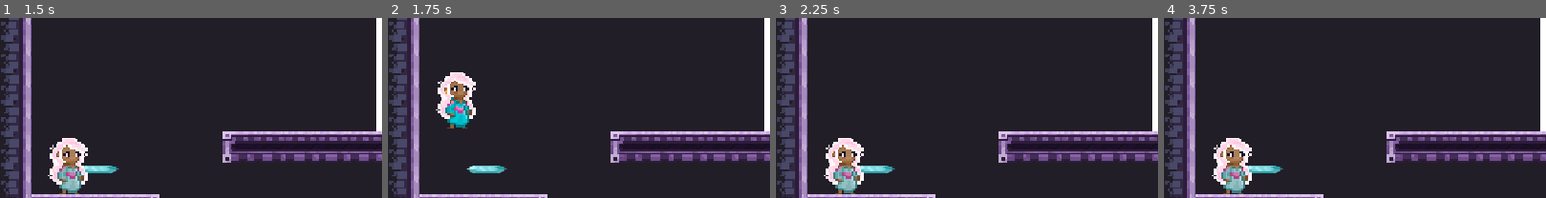
Above: before the commit, frames 1-4 (left to right).
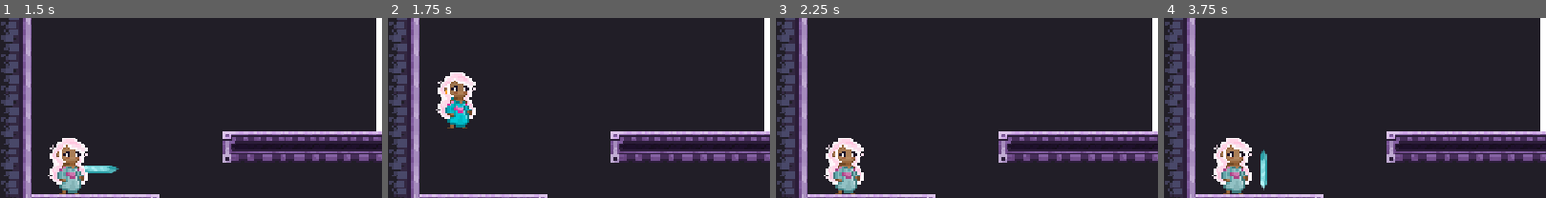
Above: after the commit, the same moments.

Repository: Lucas-Ibiapina4/ST-Challenge
Game: Godot game, scene res://World/world.tscn
Same seed, same stepped clock (60 frames per second), same inputs: the game is played once before the commit and once after it.
Inputs:
- Up to frame 1 (1.5 s): tap Enter at 0.5 s; hold Right (rotate_cristal_right) from 0.53 s (still down); tap E (remove_cristal) at 0.6 s; tap W (jump) at 0.77 s; tap Q (create_cristal) at 1.35 s
- Up to frame 2 (1.75 s): keep holding Right (rotate_cristal_right); tap W (jump) at 1.52 s; tap E (remove_cristal) at 1.55 s
- Up to frame 3 (2.25 s): release Right (rotate_cristal_right) at 2.03 s; hold Left (rotate_cristal_left) from 2.03 s (still down); tap E (remove_cristal) at 2.1 s
- Up to frame 4 (3.75 s): release Left (rotate_cristal_left) at 2.78 s; hold Right (rotate_cristal_right) from 2.78 s (still down); tap E (remove_cristal) at 2.85 s; tap W (jump) at 3.02 s; tap Q (create_cristal) at 3.6 s
The pictures show only the part of the screen within x 0-50%, y 23-73%; the shares and areas given below are measured in that part.

Frame 1 is identical in both runs. In frame 2, 0.4% of the frame differs, in the area x 20-32%, y 82-87%; in frame 3, 0.3%; in frame 4, 0.6%, in the area x 22-32%, y 73-96%.

Commit message:
Feat: Cristal remover

Diff:
--- a/Scripts/cristal_conjurer_component.gd
+++ b/Scripts/cristal_conjurer_component.gd
@@ -3,6 +3,11 @@
 ## Escolhe a rotação ANTES de conjurar; depois de conjurado o cristal é estático.
 ## Controla a cota do andar e emite crystal_inventory_changed.
 ## Não faz: calcular a luz, abrir a porta.
+##
+## As setas têm duas funções:
+##   - normalmente: giram a rotação pendente (antes de conjurar)
+##   - com "remove_cristal" (E) SEGURADO: percorrem os cristais já colocados
+##     no andar. Ao soltar o E, o cristal destacado é removido.
 const STEP_DEG := 45.0
 const STEPS := 8                 # 360 / 45
 const REPEAT_DELAY := 0.25       # espera antes de começar a repetir
@@ -10,19 +15,22 @@
 const SPAWN_OFFSET_X := 15.0     # distância do cristal à frente da princesa
 const PICKUP_RANGE := 48.0       # alcance para recolher um cristal
 const CRYSTAL_GROUP := "cristals"
-
+const HIGHLIGHT := Color(1.4, 1.4, 1.8)   # cor do cristal destacado para remoção
 @export var crystal_scenes: Array[PackedScene]
 @export var crystal_types: Array[String] = ["Reflector", "Refractor"]
 @onready var shape_cast: ShapeCast2D = $SpawnMarker/ShapeCast2D
 @onready var spawn_marker: Marker2D = $SpawnMarker
 @onready var mover: Node = get_parent().get_node("PlayerMoverComponent")
 @onready var player: CharacterBody2D = $".."
-
 @export var remaining_count := 5         # cristais que ainda podem ser conjurados
 var active_type_index := 0       # índice em crystal_types
 var pending_step := 0            # 0..7 — rotação escolhida, em passos de 45°
 var _next_step_in := 0.0
-
+# --- Modo de remoção -----------------------------------------------------
+var _removing := false           # true enquanto "remove_cristal" está segurado
+var _targets: Array[Node2D] = [] # cristais do andar, na ordem de seleção
+var _target_index := 0           # qual deles está destacado
+var _original_modulate := Color.WHITE
 func active_type() -> String:
 	return crystal_types[active_type_index]
 
@@ -37,13 +45,19 @@
 
 func _physics_process(delta: float) -> void:
 	_update_spawn_position()
+	# O E manda: enquanto estiver segurado, as setas selecionam em vez de girar.
+	if Input.is_action_just_pressed("remove_cristal"):
+		_enter_remove_mode()
+	elif Input.is_action_just_released("remove_cristal"):
+		_confirm_remove()
+	if _removing:
+		_handle_target_input(delta)
+		return   # nada de girar nem conjurar enquanto seleciona
 	_handle_rotation_input(delta)
 	if Input.is_action_just_pressed("chose_cristal_up"):
 		_cycle_type()
 	if Input.is_action_just_pressed("create_cristal"):
 		_try_conjure()
-	#if Input.is_action_just_pressed("retrieve_crystal"):
-		#_try_retrieve()
 
 # --- Posição -------------------------------------------------------------
 func _update_spawn_position() -> void:
@@ -51,13 +65,11 @@
 
 # --- Rotação (antes de conjurar) ----------------------------------------
 func _handle_rotation_input(delta: float) -> void:
-	var dir := int(Input.is_action_pressed("rotate_cristal_right")) \
-			- int(Input.is_action_pressed("rotate_cristal_left"))
+	var dir := _arrow_dir()
 	if dir == 0:
 		_next_step_in = 0.0
 		return
-	if Input.is_action_just_pressed("rotate_cristal_right") \
-			or Input.is_action_just_pressed("rotate_cristal_left"):
+	if _arrow_just_pressed():
 		_step_rotation(dir)
 		_next_step_in = REPEAT_DELAY
 		return
@@ -68,17 +80,23 @@
 
 func _step_rotation(dir: int) -> void:
 	pending_step = wrapi(pending_step + dir, 0, STEPS)
+# --- Setas (compartilhadas entre girar e selecionar) ---------------------
+func _arrow_dir() -> int:
+	return int(Input.is_action_pressed("rotate_cristal_right")) \
+			- int(Input.is_action_pressed("rotate_cristal_left"))
+func _arrow_just_pressed() -> bool:
+	return Input.is_action_just_pressed("rotate_cristal_right") \
+			or Input.is_action_just_pressed("rotate_cristal_left")
 
 # --- Tipo de cristal -----------------------------------------------------
 func _cycle_type() -> void:
 	active_type_index = wrapi(active_type_index + 1, 0, crystal_types.size())
-	print("TIPO ATUAL: ", active_type(), " | ÍNDICE: ", active_type_index)
 	_emit_inventory()
 
 # --- Conjurar ------------------------------------------------------------
 func _try_conjure() -> void:
 	if crystal_scenes.is_empty():
-		push_warning("crystal_scene não atribuído no Inspector")
+		push_warning("crystal_scenes não atribuído no Inspector")
 		return
 	if remaining_count <= 0:
 		push_warning("cota esgotada (remaining_count = %d)" % remaining_count)
@@ -90,17 +108,12 @@
 	if not _space_is_free():
 		push_warning("espaço ocupado em %s" % spawn_marker.global_position)
 		return
-
-	var crystal_scene:= crystal_scenes[active_type_index]
-	print("ÍNDICE: ", active_type_index, " | CENA: ", crystal_scene.resource_path)
+	var crystal_scene := crystal_scenes[active_type_index]
 	var crystal := crystal_scene.instantiate() as Node2D
-	print("[CONJURER] spawnando '%s' de %s | layer=%d | grupos=%s"
-	% [crystal.name, crystal_scene.resource_path, crystal.collision_layer, crystal.get_groups()])
 	crystal.crystal_type = active_type()
 	floor_node.add_child(crystal)
 	crystal.global_position = spawn_marker.global_position
 	crystal.rotation_degrees += pending_rotation_degrees()
-
 	remaining_count -= 1
 	_emit_inventory()
 
@@ -112,28 +125,86 @@
 	shape_cast.force_shapecast_update()
 	return not shape_cast.is_colliding()
 
-# --- Recolher ------------------------------------------------------------
-func _try_retrieve() -> void:
-	var crystal := _closest_crystal()
-	if crystal == null:
-		return
-	crystal.queue_free()
-	remaining_count += 1
-	_emit_inventory()
-
-func _closest_crystal() -> Node2D:
-	var origin := spawn_marker.global_position
-	var closest: Node2D = null
-	var best := PICKUP_RANGE
+# --- Remover (segurando E) ----------------------------------------------
+## Monta a lista de cristais do andar e destaca o mais próximo da princesa.
+func _enter_remove_mode() -> void:
+	_targets = _crystals_sorted_by_distance()
+	if _targets.is_empty():
+		return
+	_removing = true
+	_target_index = 0
+	_next_step_in = 0.0
+	_apply_highlight()
+## Com o E segurado, as setas andam pela lista.
+func _handle_target_input(delta: float) -> void:
+	_clean_targets()
+	if _targets.is_empty():
+		_exit_remove_mode()
+		return
+	var dir := _arrow_dir()
+	if dir == 0:
+		_next_step_in = 0.0
+		return
+	if _arrow_just_pressed():
+		_step_target(dir)
+		_next_step_in = REPEAT_DELAY
+		return
+	_next_step_in -= delta
+	if _next_step_in <= 0.0:
+		_step_target(dir)
+		_next_step_in = REPEAT_RATE
+func _step_target(dir: int) -> void:
+	_clear_highlight()
+	_target_index = wrapi(_target_index + dir, 0, _targets.size())
+	_apply_highlight()
+## Soltar o E remove o cristal destacado e devolve ele à cota.
+func _confirm_remove() -> void:
+	if not _removing:
+		return
+	var target := _current_target()
+	_clear_highlight()
+	if target != null:
+		target.queue_free()
+		remaining_count += 1
+		_emit_inventory()
+	_exit_remove_mode()
+func _exit_remove_mode() -> void:
+	_clear_highlight()
+	_removing = false
+	_targets.clear()
+	_next_step_in = 0.0
+func _current_target() -> Node2D:
+	if _target_index < 0 or _target_index >= _targets.size():
+		return null
+	var t := _targets[_target_index]
+	return t if is_instance_valid(t) else null
+func _apply_highlight() -> void:
+	var t := _current_target()
+	if t == null:
+		return
+	_original_modulate = t.modulate
+	t.modulate = HIGHLIGHT
+func _clear_highlight() -> void:
+	var t := _current_target()
+	if t != null:
+		t.modulate = _original_modulate
+## Tira da lista os cristais que já foram destruídos.
+func _clean_targets() -> void:
+	var before := _targets.size()
+	_targets = _targets.filter(func(c): return is_instance_valid(c))
+	if _targets.size() != before:
+		_target_index = clampi(_target_index, 0, maxi(_targets.size() - 1, 0))
+## Cristais do andar, do mais perto ao mais longe da princesa.
+func _crystals_sorted_by_distance() -> Array[Node2D]:
+	var origin := player.global_position
+	var list: Array[Node2D] = []
 	for node in get_tree().get_nodes_in_group(CRYSTAL_GROUP):
 		var c := node as Node2D
-		if c == null:
-			continue
-		var d := origin.distance_to(c.global_position)
-		if d <= best:
-			best = d
-			closest = c
-	return closest
+		if c != null:
+			list.append(c)
+	list.sort_custom(func(a, b):
+		return origin.distance_to(a.global_position) < origin.distance_to(b.global_position))
+	return list
 
 # --- Helpers -------------------------------------------------------------
 func _current_floor() -> Node:
